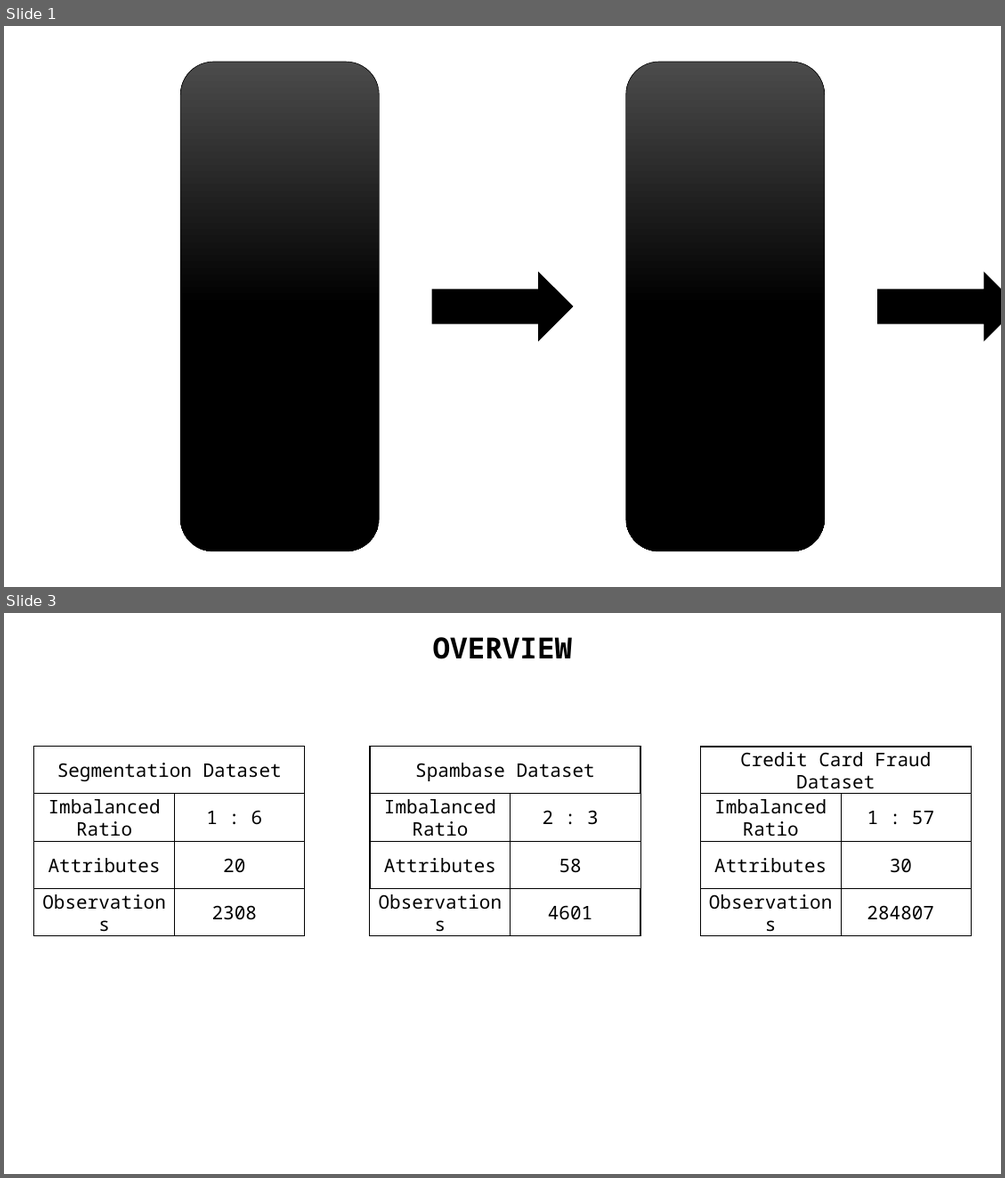
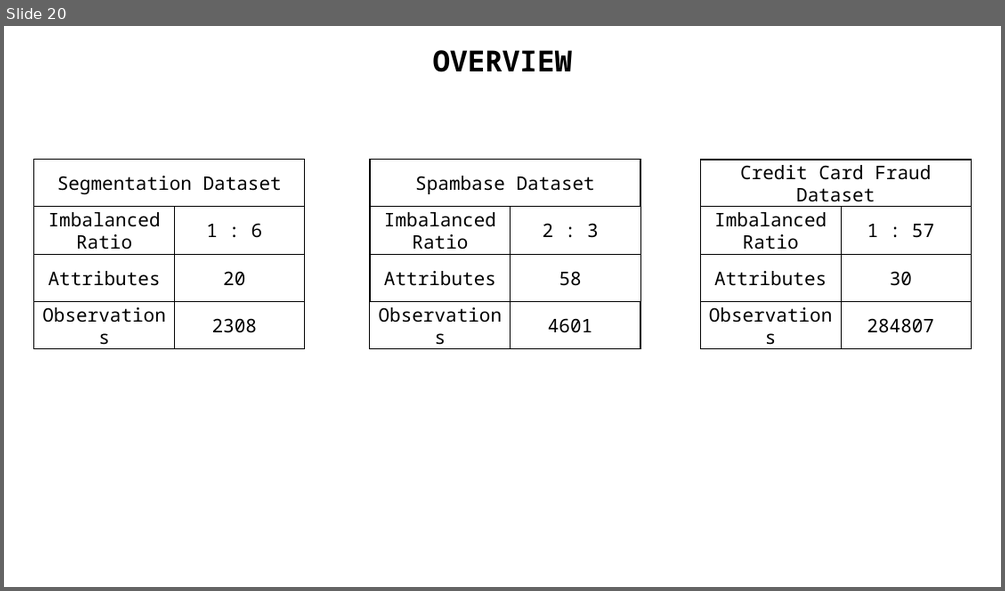
Before and after one commit to zkgz/skripsi, a slide deck: skripsi/Skripsi Pro/Presentation1.pptx. Shown one above the other, each under a label of ours: slides 1 and 3 before the commit, slide 20 after it; the slides between them are not shown. The pictures are 1005x1178 and 1005x591 pixels, drawn with LibreOffice and Linux fonts; fonts in the diff are those of the drawing. Boxes give left, top, right and bottom in pixels: in the first picture for what was removed or moved away, otherwise in the second. Text is boxed around its words. In the diff, an @@ line names an element or a change of style, - is before the commit and + after.

```diff
--- a/skripsi/Skripsi Pro/Presentation1.pptx
+++ b/skripsi/Skripsi Pro/Presentation1.pptx
@@ slide 1 removed at (x1=4, y1=26, x2=1001, y2=587), background #FFFFFF @@
@@ rounded rectangle removed at (x1=180, y1=62, x2=380, y2=552) @@
@@ rounded rectangle removed at (x1=626, y1=62, x2=825, y2=552) @@
@@ right arrow removed at (x1=432, y1=272, x2=573, y2=342) @@
@@ right arrow removed at (x1=877, y1=272, x2=1001, y2=342) @@
@@ what was slide 3 is now slide 20 @@
```
Also in this commit, not shown: 1 slide changed, 19 slides added, 1 other slide removed, 6 other files.
